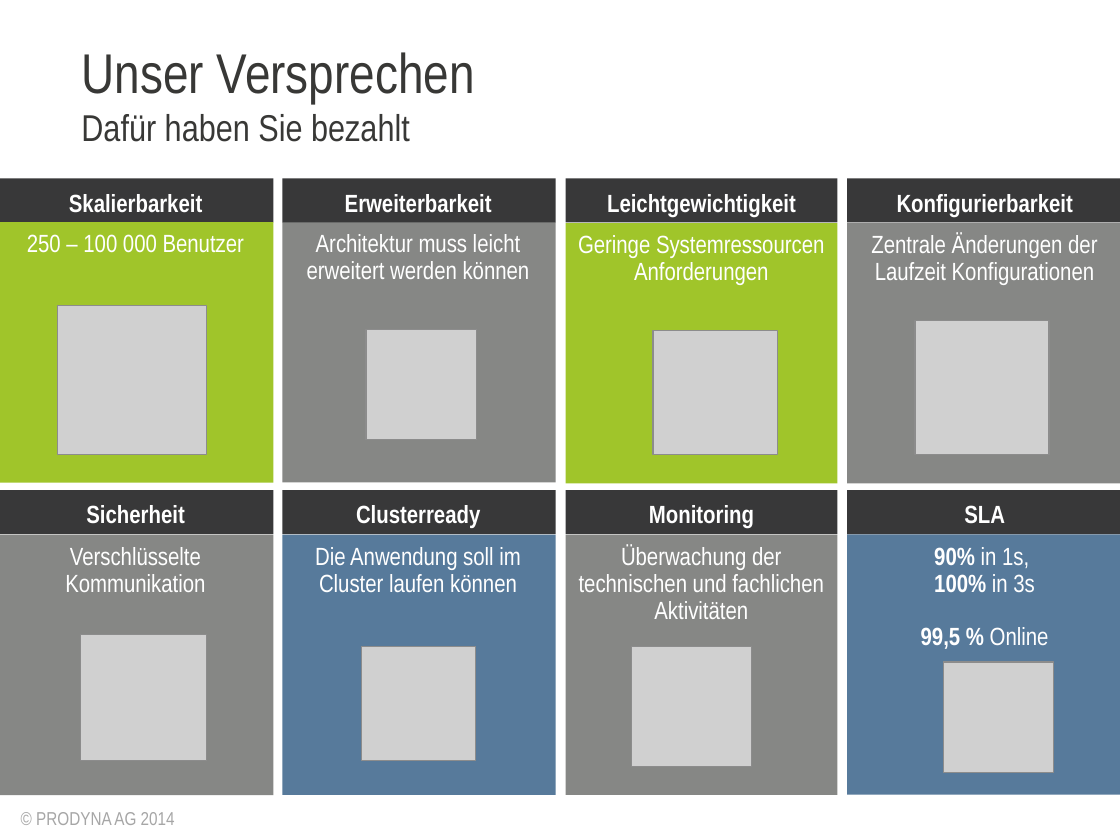
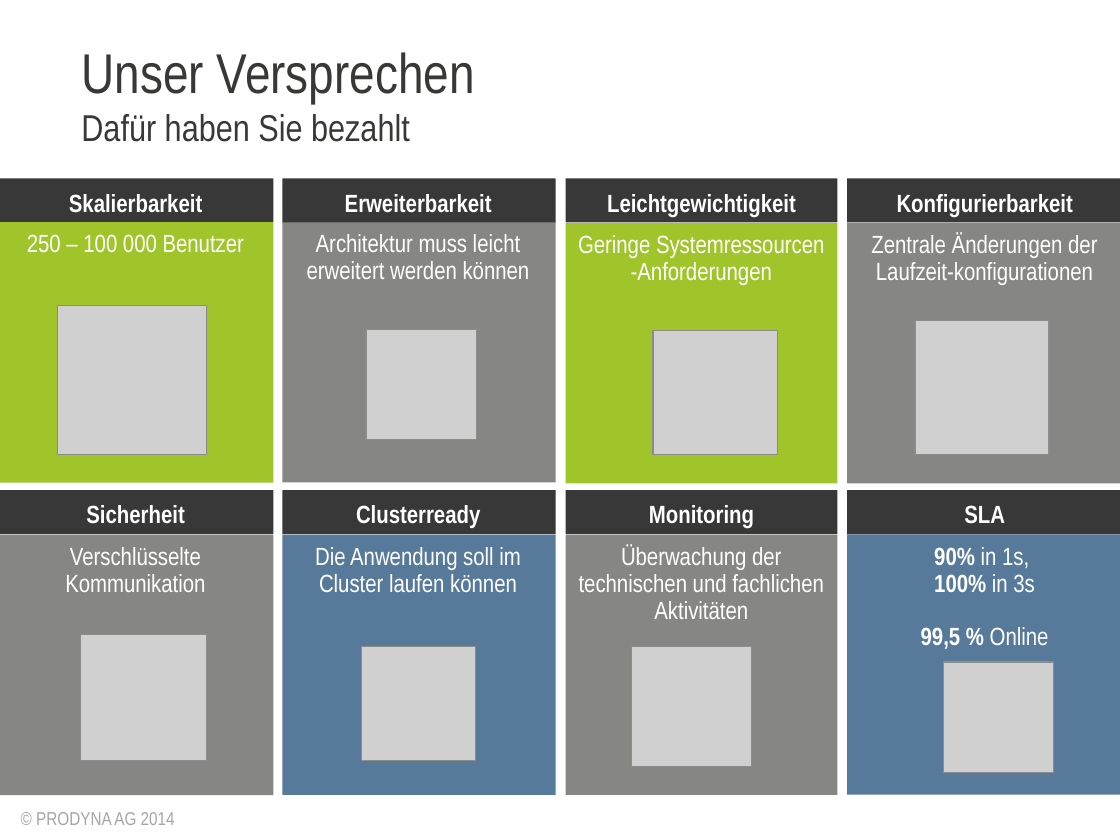
Before and after one commit to lagranovskiy/timetracker-server, a slide deck: slide 4 of doc/AbschlussPräsentation.pptx (slide 3 before the commit). Drawn at 1120x840 pixels with LibreOffice and Linux fonts; fonts in the diff are those of the drawing; grey boxes stand for pictures; background and template pictures are left out. Boxes give left, top, right and bottom in pixels: in the first picture for what was removed or moved away, otherwise in the second. Text is boxed around its words. In the diff, an @@ line names an element or a change of style, - is before the commit and + after.

Commit message:
Presi Kritikpunkte von Flemming eingearbeitet, Anforderungen erweitert mit Mail von Darko

```diff
--- a/doc/AbschlussPräsentation.pptx
+++ b/doc/AbschlussPräsentation.pptx
@@ text at [578,235,824,285]: text changed @@
-Geringe Systemressourcen Anforderungen
+Geringe Systemressourcen -Anforderungen
@@ text at [871,233,1097,285]: text changed @@
-Zentrale Änderungen der Laufzeit Konfigurationen
+Zentrale Änderungen der Laufzeit-konfigurationen
```
Also in this commit, not shown: 19 other slides changed, 3 slides added, 1 other file.
